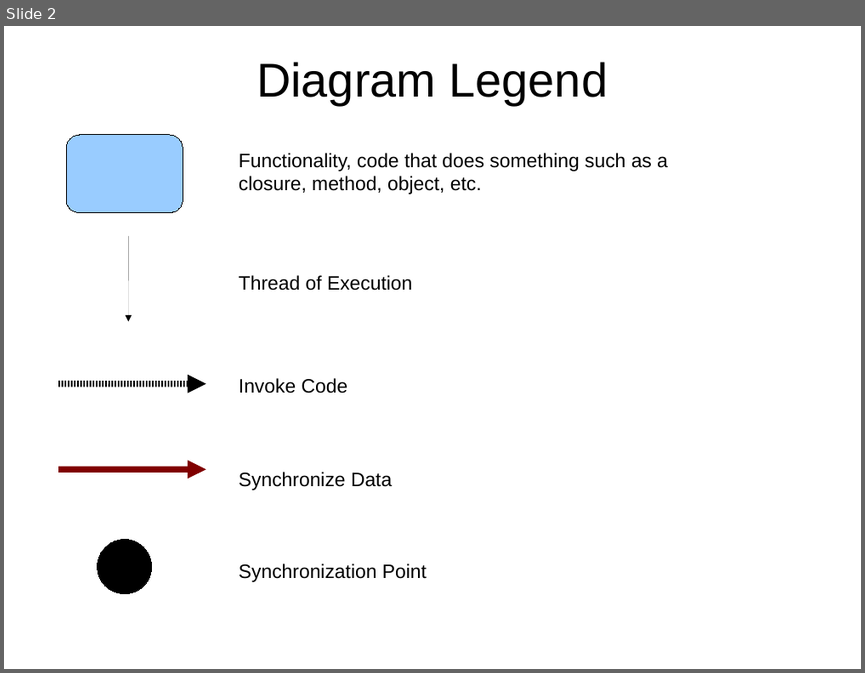
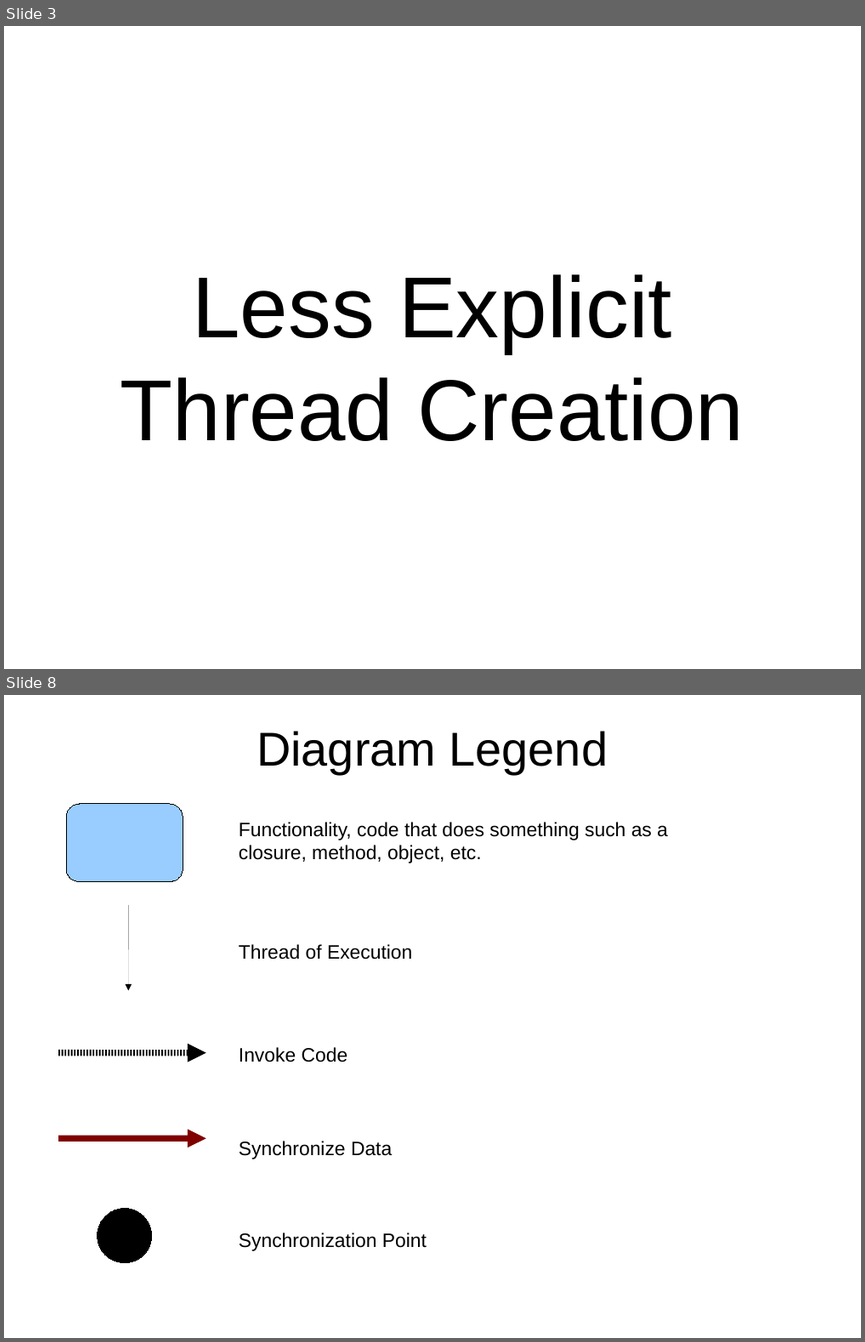
Before and after one commit to dwclark/GroovyThreading, a slide deck: presentation/gpars.odp. Shown one above the other, each under a label of ours: slide 2 before the commit, slides 3 and 8 after it; the slides between them are not shown. The pictures are 865x673 and 865x1342 pixels, drawn with LibreOffice and Linux fonts; fonts in the diff are those of the drawing. Boxes give left, top, right and bottom in pixels: in the first picture for what was removed or moved away, otherwise in the second. Text is boxed around its words. In the diff, an @@ line names an element or a change of style, - is before the commit and + after.

```diff
--- a/presentation/gpars.odp
+++ b/presentation/gpars.odp
@@ slide 3 added at (x1=4, y1=26, x2=861, y2=669), background #FFFFFF @@
@@ text added at (x1=120, y1=274, x2=744, y2=441), 80 pt, text #000000 @@
+Less Explicit Thread Creation
@@ what was slide 2 is now slide 8 @@
```
Also in this commit, not shown: 2 slides changed, 5 other slides added, 1 other file.
